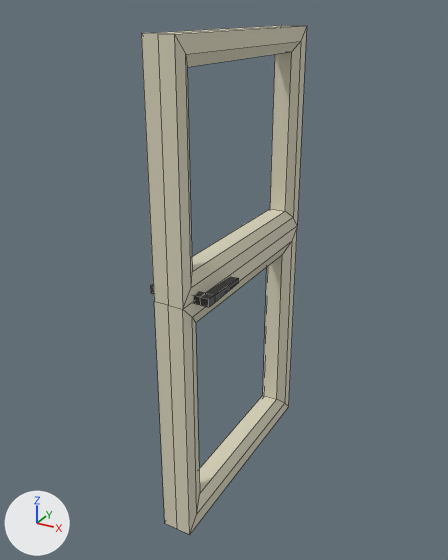
A saved change to the FBX model Assets/_/Art/Models/BAR_PROTO_1/B01_porte_3.fbx.
One viewpoint serves both versions: a camera (50 mm lens) standing at (1.3, -3.08, 2.32) and looking at (-0.05, -0.63, 1.1). Arrows for +X, +Y and +Z are at lower left; the lights stay in place. The picture after the commit comes second. Mesh edges are drawn as thin lines. Where no turn or scale is listed for an object, it has been applied to the vertices.

Objects in the first picture: 'B01_porte_3'.
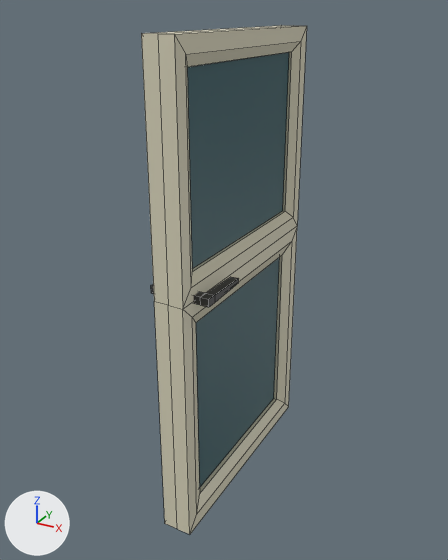
Edits to the bpy script that builds the scene:
```text
Add mat_global_transparency:
    mat_global_transparency = principled_material('Global_Transparency')
    mat_global_transparency.texture = img_globale_texture_png
Change me_cube_066:
    used by ob_b01_porte_3; location = (0.0, 0.0, 0.0)
    verts and faces of me_cube_066; kept vertices keep their numbers, new ones are numbered from 82
    remove me_cube_066.from_pydata(...)  # 82 vertices, 80 faces; spans x -0.14..0.14, y -1.19..0.0, z 0.0..2.24
    add me_cube_066.from_pydata(...)  # 98 vertices, 92 faces; spans x -0.14..0.14, y -1.19..0.0, z 0.0..2.24
    me_cube_066 part 1
    add verts[82] = (-0.01, -1.07, 2.12)
    add verts[83] = (-0.01, -1.07, 1.32)
    add verts[84] = (-0.01, -0.12, 1.32)
    add verts[85] = (-0.01, -0.12, 2.12)
    add verts[86] = (-0.01, -1.05, 1.08)
    add verts[87] = (-0.01, -1.05, 0.13)
    add verts[88] = (-0.01, -0.14, 0.13)
    add verts[89] = (-0.01, -0.14, 1.08)
    add for new, old in zip([*range(90, 98)], [*range(82, 90)]): verts[new] = verts[old] + (0.04, 0.0, 0.0)
    add faces += [(82, 85, 84, 83), (86, 89, 88, 87), (84, 85, 93, 92), (87, 88, 96, 95), (82, 90, 93, 85), (88, 89, 97, 96)]  # mat_global_transparency (picture img_globale_texture_png)
    add faces += [(83, 84, 92, 91), (86, 94, 97, 89), (86, 87, 95, 94), (90, 91, 92, 93), (94, 95, 96, 97), (82, 83, 91, 90)]  # mat_global_transparency (picture img_globale_texture_png)
    add me_cube_066.materials.append(mat_global_transparency)  # picture img_globale_texture_png
```

Boxes [x1, y1, x2, y2] around the edits, measured in the pictures (448 x 560 px):
part 1 of me_cube_066, added (cyan)
    after: [187, 52, 289, 488]
